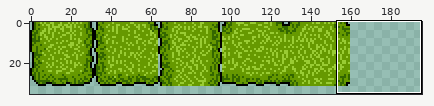
Sprite sheet: art/tiles.png. Above: a wide view before the commit, with the close-up outlined.
Close-up. Before the commit:
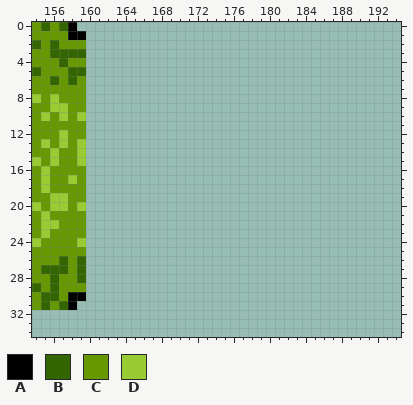
The file is 400x400 pixels. Shown: x 154..194, y 0..34. The wide view leaves out empty margins.
Palette (. is transparent): A #000000  B #336600  C #669900  D #99cc33
Pixels before, first column x 154:
 0 CBCBA.
 1 CCCCAA
 2 BCBCCC
 3 CCBBBB
 4 CCCBCC
 5 BCCCBB
 6 CCBCBC
 7 CCCCCC
 8 DCDCCC
 9 CCDDCC
10 CDCDCD
11 CCCCCC
12 CCCDCC
13 CDCDCD
14 CCDCCD
15 DCDCCD
16 CDCCCC
17 CDCCDC
18 CDCCCC
19 CCDDCC
20 DCDDCD
21 CDCCCC
22 CDDCCC
23 CDCCCC
24 DCCCCD
25 CCCCCC
26 CCCBCB
27 CBBBCB
28 CCBCCB
29 BCBCCC
30 CBBCAA
31 CBCBA.
And afterwards:
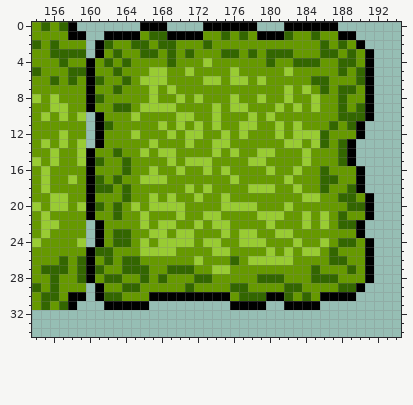
Diff:
Changed rows in their new state; - is an unchanged pixel.
first column x 160:
 0 ------AAA----AAAAAA---AAAAAA----
 1 --AAAACBBAAAACCBCBCAAABCCBCCAA--
 2 -ABCCBBCBBCCCBCCCCCCCCCCCCBCBCA-
 3 -ACBCCBBCBCBCCCBBCBCBBBCCCBBCBCA
 4 ACBCBCCCCBCCCDCCCCCCBCCBBBCCBBCA
 5 ACCBCCCDDCCDCCCCDCCCCCDCCCCCBCBA
 6 ABCCBCDDDCCCCDDCDDCDCCCCCBBCCCBA
 7 ACCBCCCDCDCCCCCCCCCCCCDCDCBCBBCA
 8 ABCCCCCDCCDCDCCCDCCDCCDCCDCCBCCA
 9 ACCBBCDDDDCCCCDCDDCCCDCDCDCCBCBA
10 -ACCCDCCCCDDCCDCCCDCDCCCCCCCBBBA
11 -ABCCCCCDCDCDCDCCDDCCDCDCCCBCBA-
12 -ACCCDCCCDCDDCCDCDCCCDCDDDBCCCA-
13 -ACCCCCDCCCDCCDDCCCCCCDDCDBCBA--
14 ACCBCCDCDDCCCCDCDCCDDCCCDCCCBA--
15 ABCCBCCCCDCDDDCCCCDDCCCCDCCCBA--
16 ACCCBCCDCCDCCDCDCCCCDCCDCCBCCCA-
17 ABCBCCDDDCCCCCCCDCCCCCDCCCBBCCA-
18 ABBCBCCCCCCDCDCCCCDDDCCDCCBCCBA-
19 ACCCBCCDCDCCDCCDCCCCCCCCDDCCBBCA
20 ABCBCDCDDDDCCCCDDDDCCCDCCCCCCBBA
21 ACCBCCDCCCDCCDDCCCCDDDCCDCDCBCCA
22 -ACCCCDCDDCCDCDDCCCCDCCCDCDCBBA-
23 -ACBBCCDDCDDCCCDCDDCCDDCCCCCCCA-
24 -ACBBCDCDDDDCDDCCDDDCCCDCCDCBBCA
25 ABBCCCDDDDCCCCDDCCCCDCDCDDCBCCCA
26 ACBCBBCCCCCCDCCCBCDDDDDCCCCBBCCA
27 ABCCBBBCCBBBCCDDCCCCCCCCCBCCCBCA
28 ACBBCCBCBCCCBBCCCCCBBBCCCBBBCCCA
29 -ACCBBCCCCCBCCCCBBCCCCBBCCCCBBA-
30 -ABBCCCAAAAAAAAACBBBAABCBCAAAA--
31 --AAAAA---------AAAA--AAAA------
Pixel boxes of the changes (left, top, right, bottom) in both close-ups:
added: (86, 22, 374, 310)
